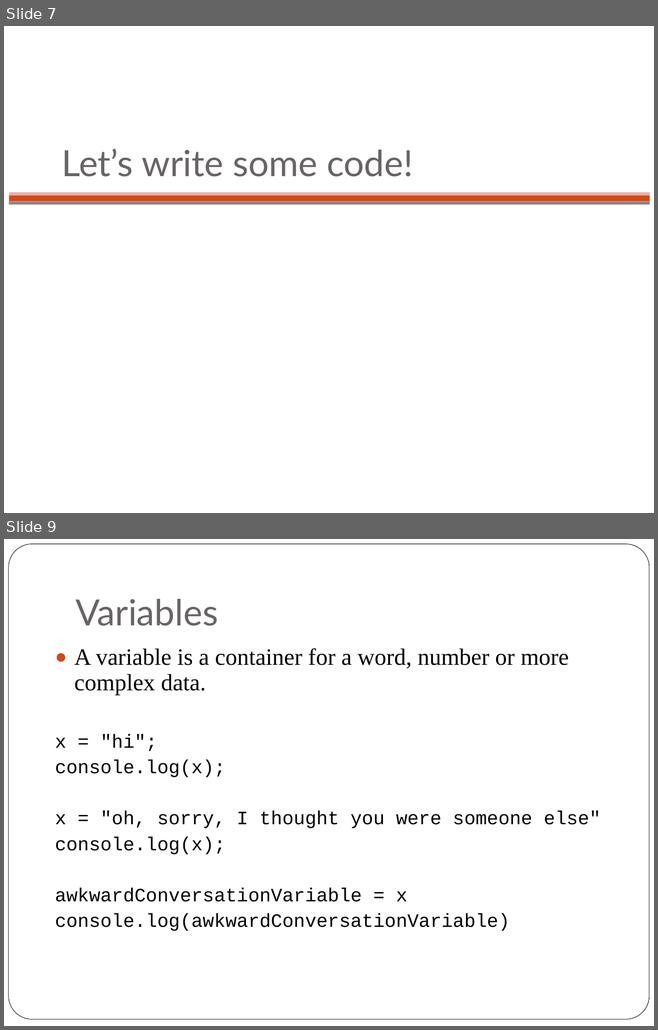
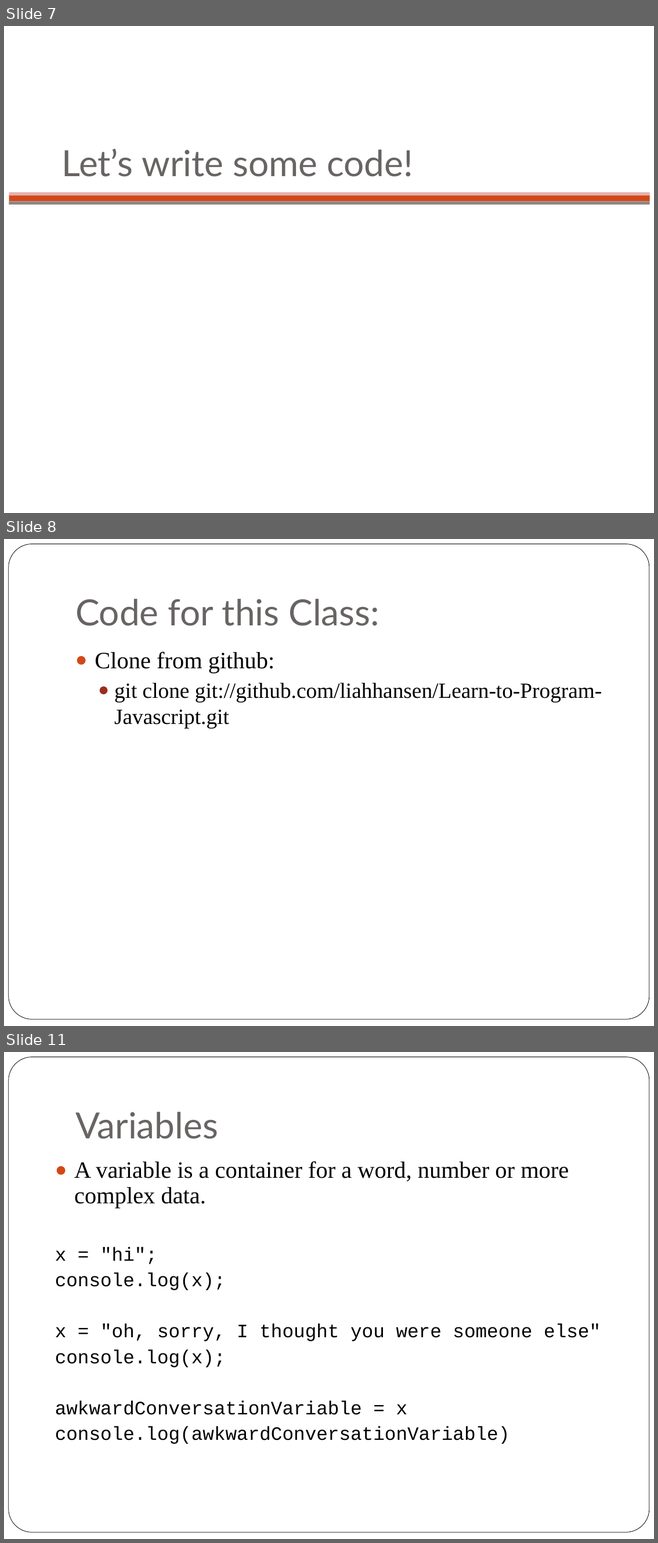
Before and after one commit to liahhansen/Learn-to-Program-Javascript, a slide deck: materials/SLIDES/class_one.ppt. Shown one above the other, each under a label of ours: slides 7 and 9 before the commit, slides 7, 8 and 11 after it; the slides between them are not shown. The pictures are 658x1030 and 658x1543 pixels, drawn with LibreOffice and Linux fonts; fonts in the diff are those of the drawing; background and template pictures are left out. Boxes give left, top, right and bottom in pixels: in the first picture for what was removed or moved away, otherwise in the second. Text is boxed around its words. In the diff, an @@ line names an element or a change of style, - is before the commit and + after.

```diff
--- a/materials/SLIDES/class_one.ppt
+++ b/materials/SLIDES/class_one.ppt
@@ slide 8 added at [4,539,654,1026], background #FFFFFF; not listed: 1 template element that a slide beside it also shows @@
@@ title added at [75,599,379,626], 40 pt, text #696464 @@
+Code for this Class:
@@ text added at [94,652,602,728], 24 pt, text #000000 @@
+● Clone from github:
+  ● git clone git://github.com/liahhansen/Learn-to-Program-Javascript.git
@@ what was slide 9 is now slide 11 @@
```
Also in this commit, not shown: 4 slides changed, 3 other slides added, 1 slide removed, 6 other files.
